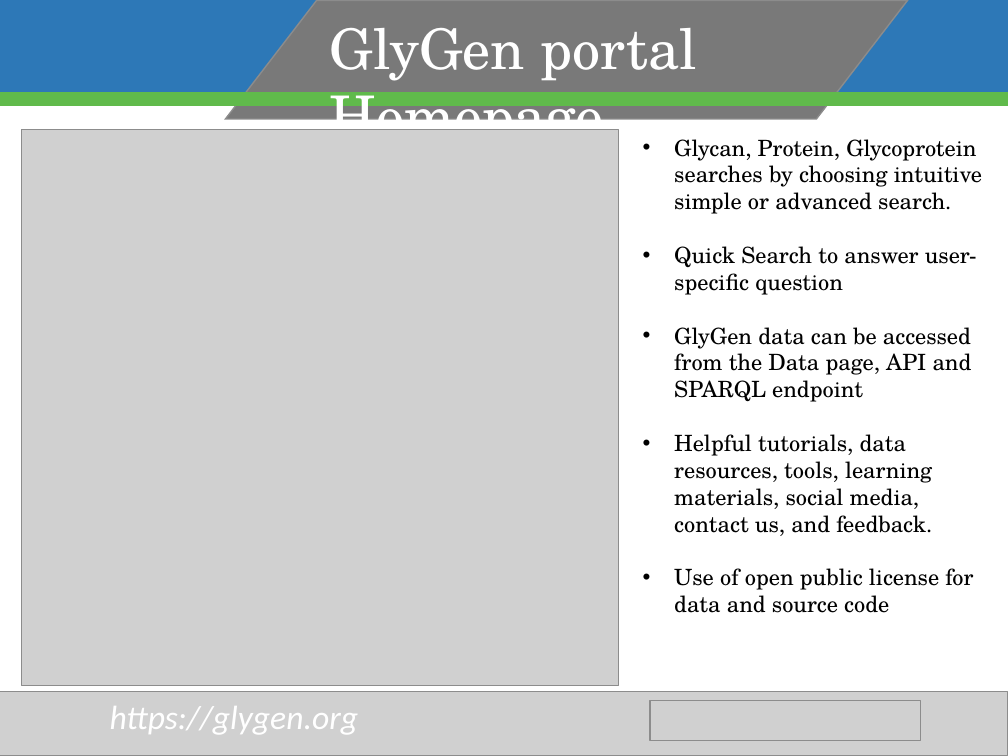
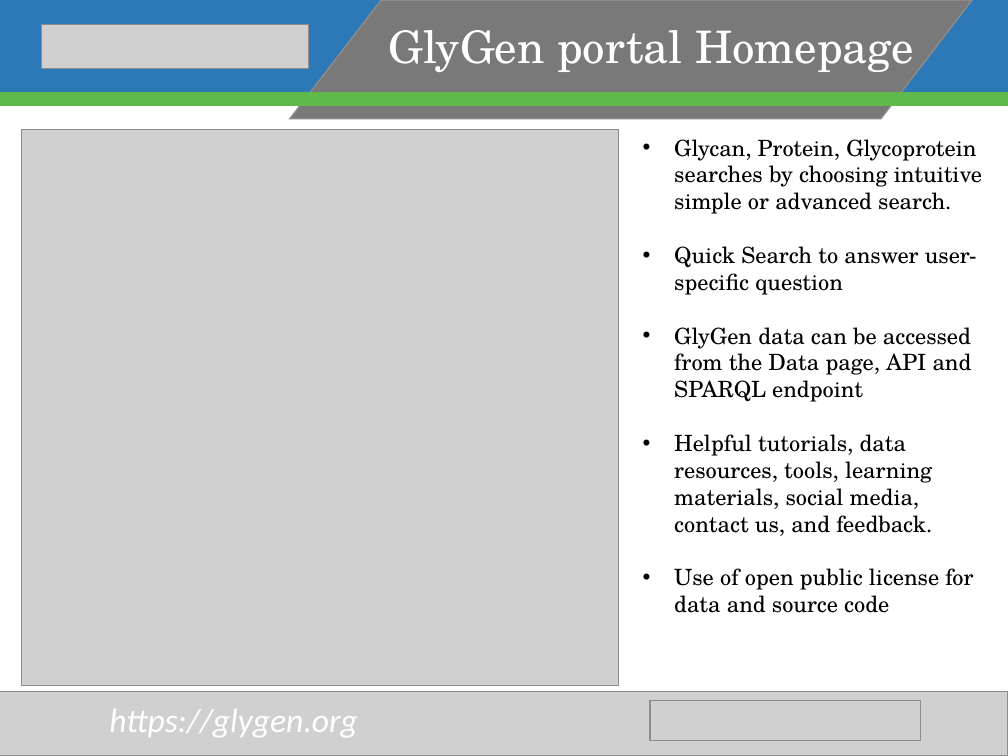
Before and after one commit to GW-HIVE/glygen-frontend, a slide deck: slide 5 of src/images/media/slides/pptx/GlyGen-general-slides.pptx. Drawn at 1008x756 pixels with LibreOffice and Linux fonts; fonts in the diff are those of the drawing; grey boxes stand for pictures; background and template pictures are left out. Boxes give left, top, right and bottom in pixels: in the first picture for what was removed or moved away, otherwise in the second. Text is boxed around its words. In the diff, an @@ line names an element or a change of style, - is before the commit and + after.

```diff
--- a/src/images/media/slides/pptx/GlyGen-general-slides.pptx
+++ b/src/images/media/slides/pptx/GlyGen-general-slides.pptx
@@ rectangle removed at [0,0,1008,104] @@
@@ group added at [0,0,1008,119]: 2 rectangles, 1 parallelogram, 1 picture @@
@@ parallelogram removed at [226,1,908,120] @@
@@ text "GlyGen portal Homepage": place and size @@
-text "GlyGen portal Homepage" at [330,28,698,130]
+text "GlyGen portal Homepage" at [388,30,914,72]
@@ text "GlyGen portal Homepage" at [388,30,914,72]: size 40 to 32 pt; vertical alignment top to middle @@
@@ rectangle removed at [0,93,1008,106] @@
```
Also in this commit, not shown: 7 other slides changed, 1 slide added, 2 slides removed, 4 other files.
